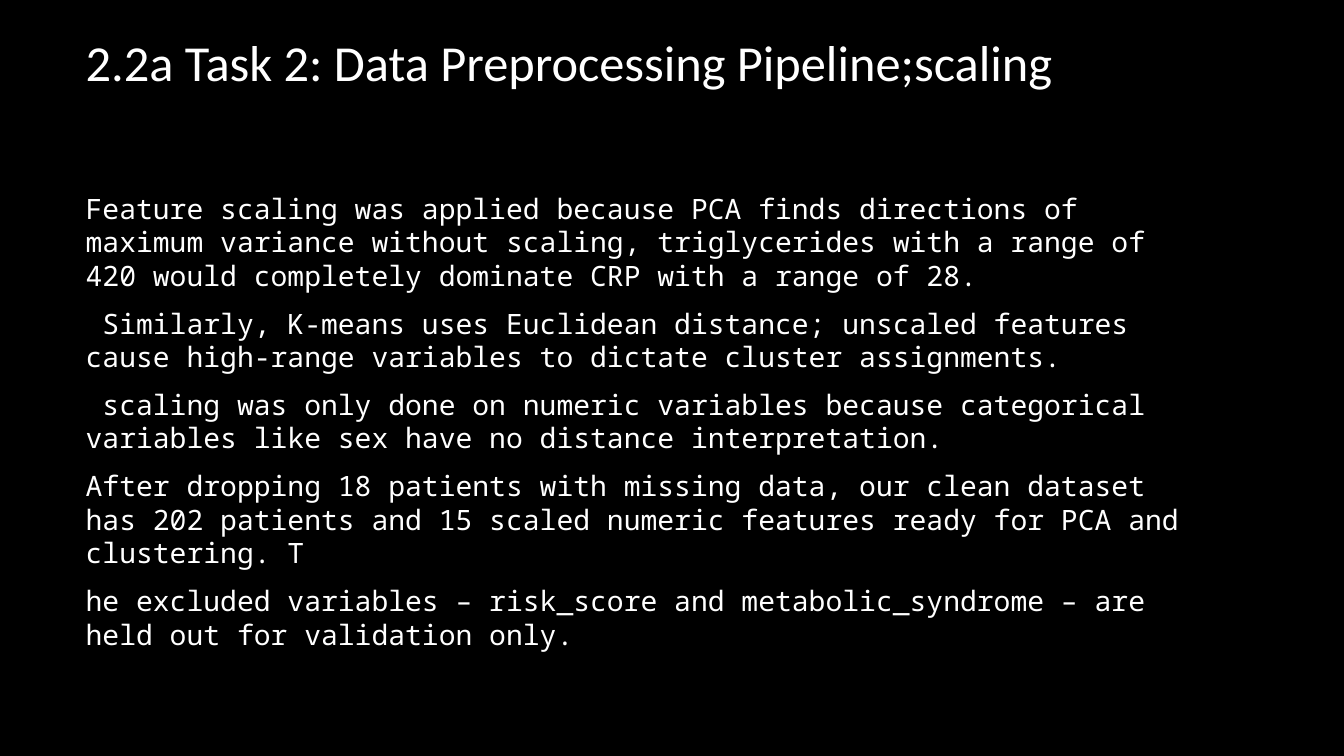
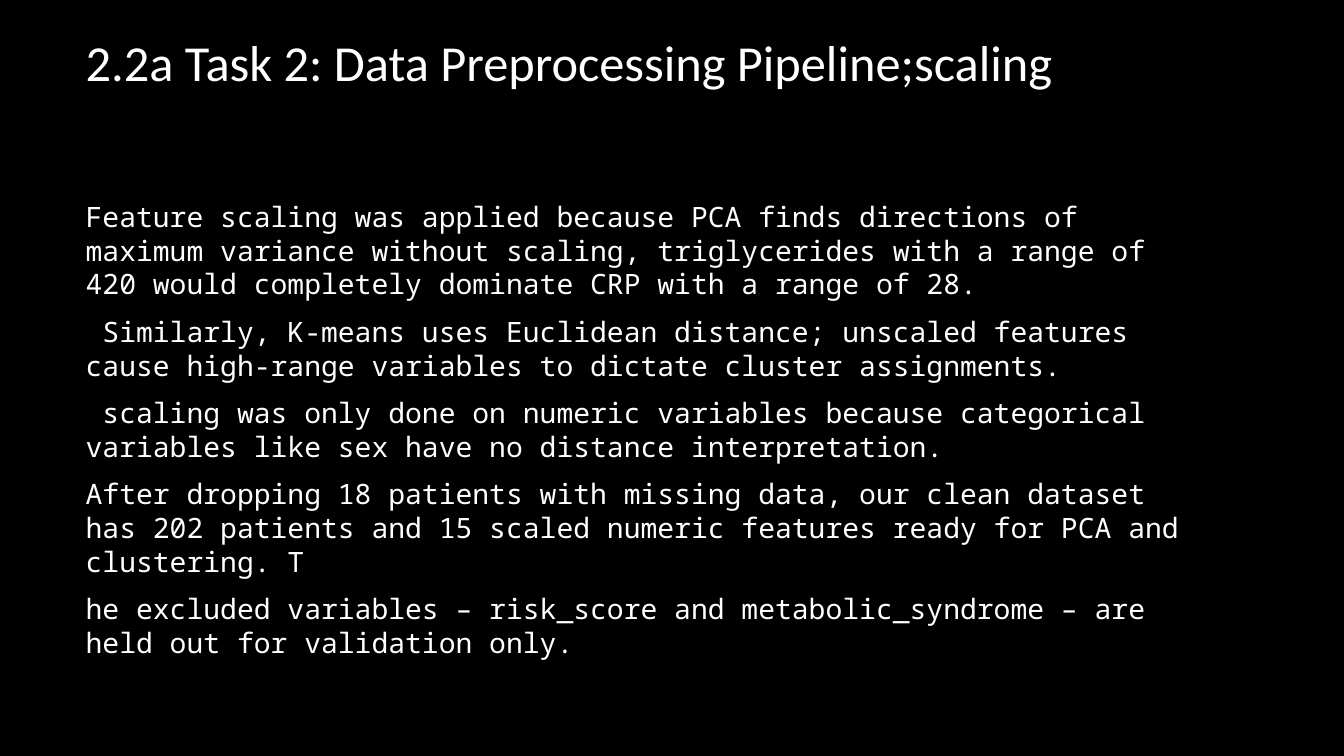
Before and after one commit to AlchymedSolutions/KIBIDI-MACHINE-LEARNING-PROJECTS-2026, a slide deck: slide 5 of ML USUPERVISED PYTHON.pptx. Drawn at 1344x756 pixels with LibreOffice and Linux fonts; fonts in the diff are those of the drawing; background and template pictures are left out. Boxes give left, top, right and bottom in pixels: in the first picture for what was removed or moved away, otherwise in the second. Text is boxed around its words. In the diff, an @@ line names an element or a change of style, - is before the commit and + after.

```diff
--- a/ML USUPERVISED PYTHON.pptx
+++ b/ML USUPERVISED PYTHON.pptx
@@ text "Feature scaling was applied because ...": place and size @@
-text "Feature scaling was applied because ..." at bbox=[86, 197, 1178, 652]
+text "Feature scaling was applied because ..." at bbox=[86, 205, 1178, 660]
```
Also in this commit, not shown: 9 other slides changed, 4 slides added, 2 other files.
